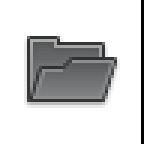
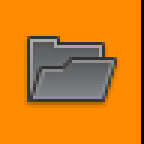
Layered file, before and after one edit (144 × 144). Changes by layer:
added layer "Lights" above "Icon" over left=0, top=0, right=141, bottom=144
